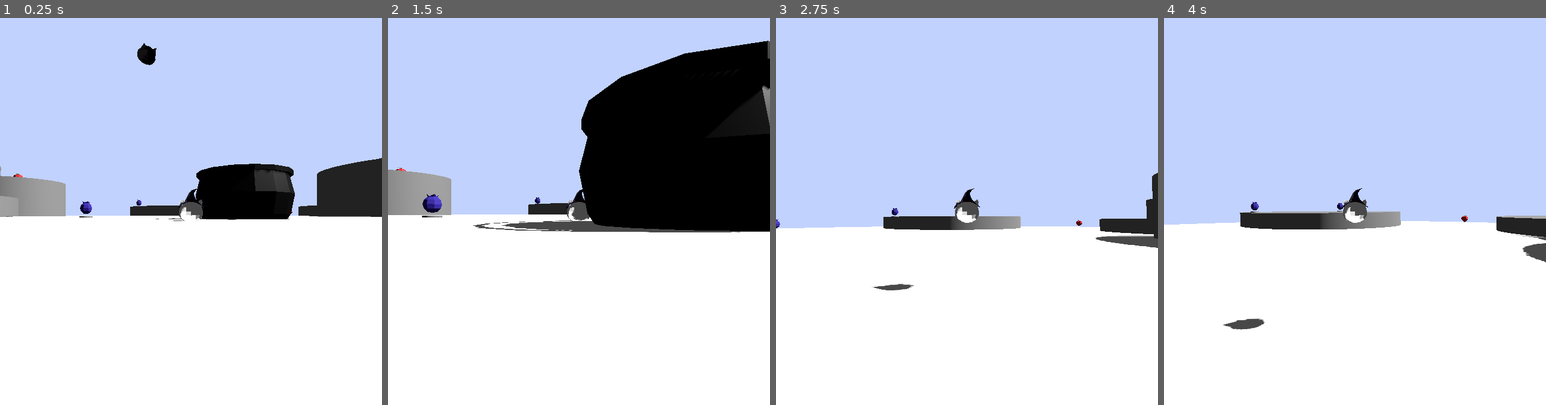
Above: before the commit, frames 1-4 (left to right).
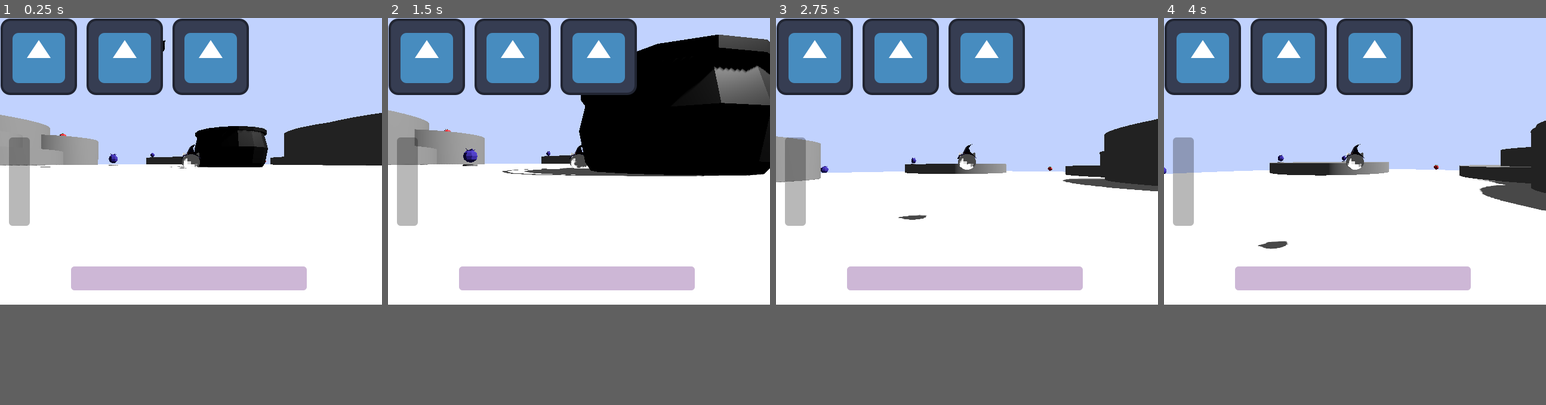
Above: after the commit, the same moments.

Repository: XMNNguyen/Godot-Wild-Jam-92
Game: Godot game, scene res://Scenes/main.tscn
The game is run twice, just before and just after one commit, with the same random seed, the same clock (stepped at 60 frames per second) and the same inputs. The engine's default icon, where the game draws it, is replaced by a stand-in: a white triangle on a blue panel in a dark square.
Inputs (mouse positions are in pixels of both pictures, inside the frame that each line leads up to):
- Up to frame 1 (0.25 s): no input
- Up to frame 2 (1.5 s): move the mouse to (598, 211) at 0.52 s; hold W (move_up) from 0.53 s (still down); tap Shift (dash) at 0.6 s; tap Space (jump) at 0.77 s; move the mouse to (559, 211) at 1.27 s; click (559, 211) at 1.35 s
- Up to frame 3 (2.75 s): keep holding W (move_up); tap Space (jump) at 1.52 s; move the mouse to (974, 203) at 2.02 s; tap Shift (dash) at 2.1 s
- Up to frame 4 (4 s): keep holding W (move_up); move the mouse to (1351, 219) at 2.77 s; click (1351, 219) at 2.85 s; tap Space (jump) at 3.02, 3.77 s; move the mouse to (1385, 215) at 3.52 s; tap Shift (dash) at 3.6 s
In our replay, the window is 640x648 before the commit and 640x480 after it. These sizes can differ from the game's own. Grey fills any space a smaller window leaves; there, only what the larger window draws over its background counts as a difference.

The runs differ from the first frame. In frame 1, 36% of the frame differs, in the area x 0-100%, y 0-71%; in frame 2, 36%; in frame 3, 34%; in frame 4, 33%.

Commit message:
added basic ui elements

Diff:
--- /dev/null
+++ b/godot-wild-jam-92/Scenes/UI/heart.tscn
@@ -0,0 +1,12 @@
+[gd_scene format=3 uid="uid://c7nvt3qmx2g6w"]
+
+[ext_resource type="Texture2D" uid="uid://c4k1f5t5j3jqt" path="res://icon.svg" id="1_3r3sn"]
+
+[node name="Heart" type="TextureRect" unique_id=534464536]
+custom_minimum_size = Vector2(140, 0)
+offset_right = 40.0
+offset_bottom = 40.0
+
+[node name="Icon" type="Sprite2D" parent="." unique_id=1837335000]
+position = Vector2(65, 65)
+texture = ExtResource("1_3r3sn")
--- /dev/null
+++ b/godot-wild-jam-92/Scenes/UI/ui.tscn
@@ -0,0 +1,54 @@
+[gd_scene format=3 uid="uid://cajj7c5jy3enk"]
+
+[ext_resource type="Script" uid="uid://cnefbraawxpbs" path="res://Scripts/ui.gd" id="1_jxero"]
+[ext_resource type="Script" uid="uid://bc2gnxkxf8tt5" path="res://Scripts/hearts.gd" id="2_de23q"]
+
+[sub_resource type="CanvasItemMaterial" id="CanvasItemMaterial_c7mb3"]
+particles_animation = true
+particles_anim_h_frames = 1
+particles_anim_v_frames = 1
+particles_anim_loop = false
+
+[sub_resource type="Theme" id="Theme_fo61o"]
+
+[node name="Ui" type="Control" unique_id=80012431]
+layout_mode = 3
+anchors_preset = 15
+anchor_right = 1.0
+anchor_bottom = 1.0
+grow_horizontal = 2
+grow_vertical = 2
+script = ExtResource("1_jxero")
+
+[node name="Fuel" type="ProgressBar" parent="." unique_id=1495346369]
+modulate = Color(0.92147547, 0.70827705, 1, 1)
+material = SubResource("CanvasItemMaterial_c7mb3")
+layout_mode = 0
+offset_left = 119.0
+offset_top = 416.0
+offset_right = 514.0
+offset_bottom = 456.0
+theme = SubResource("Theme_fo61o")
+page = 0.03
+value = 99.97
+rounded = true
+fill_mode = 1
+show_percentage = false
+
+[node name="DangerBar" type="ProgressBar" parent="." unique_id=958902918]
+modulate = Color(0.6872149, 0.68721503, 0.6872149, 1)
+layout_mode = 0
+offset_left = 15.0
+offset_top = 200.0
+offset_right = 50.0
+offset_bottom = 348.0
+max_value = 50.0
+fill_mode = 3
+show_percentage = false
+
+[node name="Heart_Bar" type="CanvasLayer" parent="." unique_id=1105163091]
+
+[node name="Hearts" type="HBoxContainer" parent="Heart_Bar" unique_id=201337799]
+offset_right = 156.0
+offset_bottom = 40.0
+script = ExtResource("2_de23q")
--- a/godot-wild-jam-92/Scenes/main.tscn
+++ b/godot-wild-jam-92/Scenes/main.tscn
@@ -3,7 +3,7 @@
 [ext_resource type="Script" uid="uid://d1kuv8xk0fhi" path="res://Scripts/main.gd" id="1_344ge"]
 [ext_resource type="PackedScene" uid="uid://bymv4u4xnm543" path="res://Scenes/level.tscn" id="1_jjgbg"]
 [ext_resource type="PackedScene" uid="uid://tyxyb8u2ab00" path="res://Scenes/player.tscn" id="2_bo1nx"]
-[ext_resource type="PackedScene" uid="uid://cajj7c5jy3enk" path="res://Scenes/ui.tscn" id="2_ynf5e"]
+[ext_resource type="PackedScene" uid="uid://cajj7c5jy3enk" path="res://Scenes/UI/ui.tscn" id="2_ynf5e"]
 [ext_resource type="PackedScene" uid="uid://cv12mgfyr1wu0" path="res://Scenes/cauldron.tscn" id="3_8gbba"]
 [ext_resource type="PackedScene" uid="uid://0wjqjdlyqp5g" path="res://Scenes/enemy.tscn" id="5_kry3j"]
 
--- a/godot-wild-jam-92/Scenes/ui.tscn
+++ /dev/null
@@ -1,12 +0,0 @@
-[gd_scene format=3 uid="uid://cajj7c5jy3enk"]
-
-[ext_resource type="Script" uid="uid://cnefbraawxpbs" path="res://Scripts/ui.gd" id="1_jxero"]
-
-[node name="Ui" type="Control" unique_id=80012431]
-layout_mode = 3
-anchors_preset = 15
-anchor_right = 1.0
-anchor_bottom = 1.0
-grow_horizontal = 2
-grow_vertical = 2
-script = ExtResource("1_jxero")
--- /dev/null
+++ b/godot-wild-jam-92/Scripts/hearts.gd
@@ -0,0 +1,24 @@
+class_name Hearts
+extends HBoxContainer
+
+
+var heart : String = "res://Scenes/UI/heart.tscn"
+
+@onready var ui = $"../.."
+
+
+# Called when the node enters the scene tree for the first time.
+func _ready() -> void:
+	# fill the heart bar
+	for i in range(ui.MAX_LIFE):
+		var new_heart = load(heart).instantiate()
+		add_child(new_heart)
+
+
+func lose_health() -> void:
+	get_children().remove_at(0)
+
+
+func gain_health() -> void:
+	var new_heart = load(heart).instantiate()
+	add_child(new_heart)
--- a/godot-wild-jam-92/Scripts/ui.gd
+++ b/godot-wild-jam-92/Scripts/ui.gd
@@ -96,7 +96,6 @@
 
 func player_hit() -> void:
 	player_life -= 1
-	print(player_life)
 	if player_life <= 0:
 		player.position = $"../Cauldron".global_position + Vector3(0, 10, 0)
 		player.recovering = true
--- a/godot-wild-jam-92/project.godot
+++ b/godot-wild-jam-92/project.godot
@@ -22,7 +22,8 @@
 [display]
 
 window/size/viewport_width=640
-window/size/mode=2
+window/size/viewport_height=480
+window/size/mode=3
 window/stretch/mode="viewport"
 
 [global_group]
Not shown, added: godot-wild-jam-92/Scripts/hearts.gd.uid
